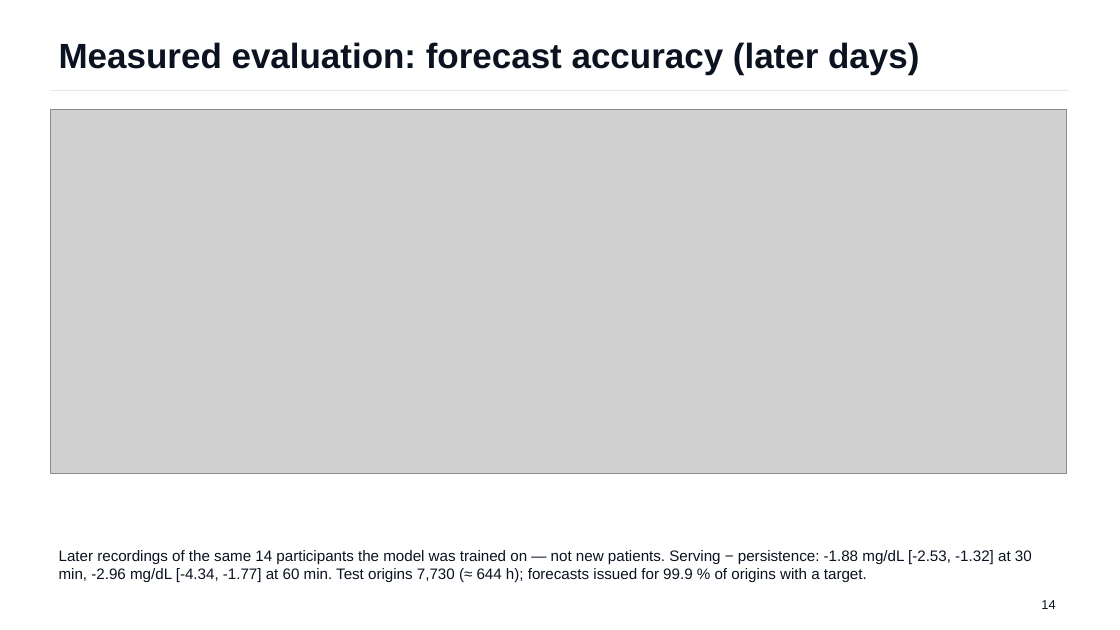
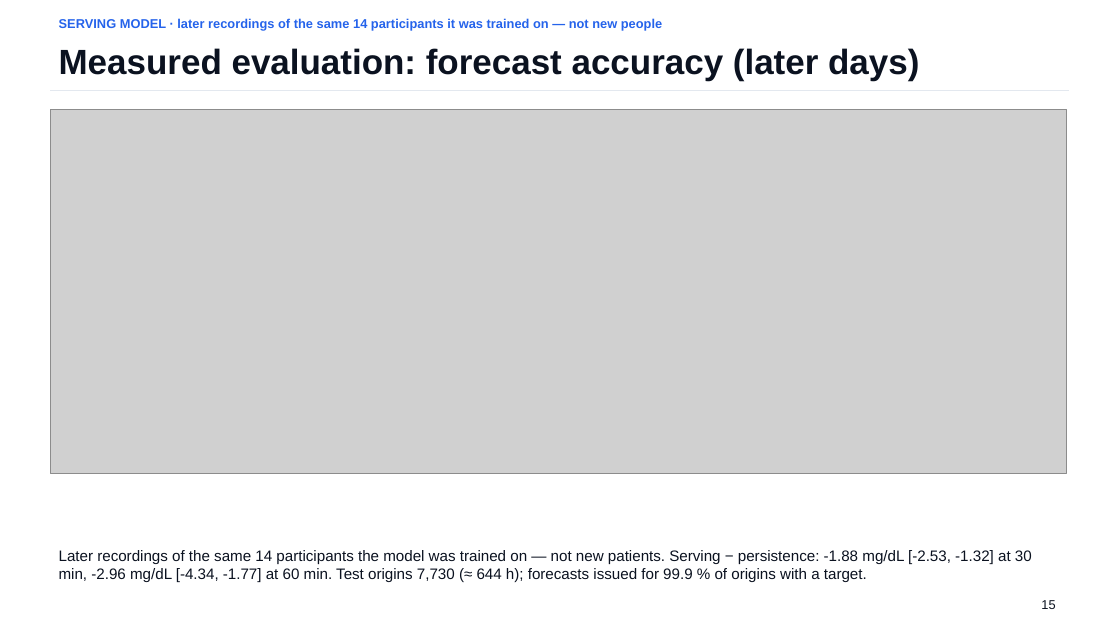
Before and after one commit to Avi36005/DigitalTwin-Challenge-Kryptonite, a slide deck: slide 15 of docs/submission/GlucoTwin_Presentation.pptx (slide 14 before the commit). Drawn at 1120x630 pixels with LibreOffice and Linux fonts; fonts in the diff are those of the drawing; grey boxes stand for pictures. Boxes give left, top, right and bottom in pixels: in the first picture for what was removed or moved away, otherwise in the second. Text is boxed around its words. In the diff, an @@ line names an element or a change of style, - is before the commit and + after.

Commit message:
submission: deck separates serving, participant-held-out and external evidence; results overview; pending D-053/D-054 slots; architecture marks bounded update, review ledger and research-only candidates; data opportunity check

```diff
--- a/docs/submission/GlucoTwin_Presentation.pptx
+++ b/docs/submission/GlucoTwin_Presentation.pptx
@@ text added at (59, 18, 662, 31), 11 pt, text #2563EB, bold @@
+SERVING MODEL · later recordings of the same 14 participants it was trained on — not new people
@@ text "Measured evaluation: forecast accuracy (later ...": place and size @@
-text "Measured evaluation: forecast accuracy (later ..." at (59, 42, 919, 75)
+text "Measured evaluation: forecast accuracy (later ..." at (59, 48, 919, 81)
@@ text at (1041, 600, 1055, 609): text changed @@
-14
+15
```
Also in this commit, not shown: 22 other slides changed, 3 slides added, 6 other files.
